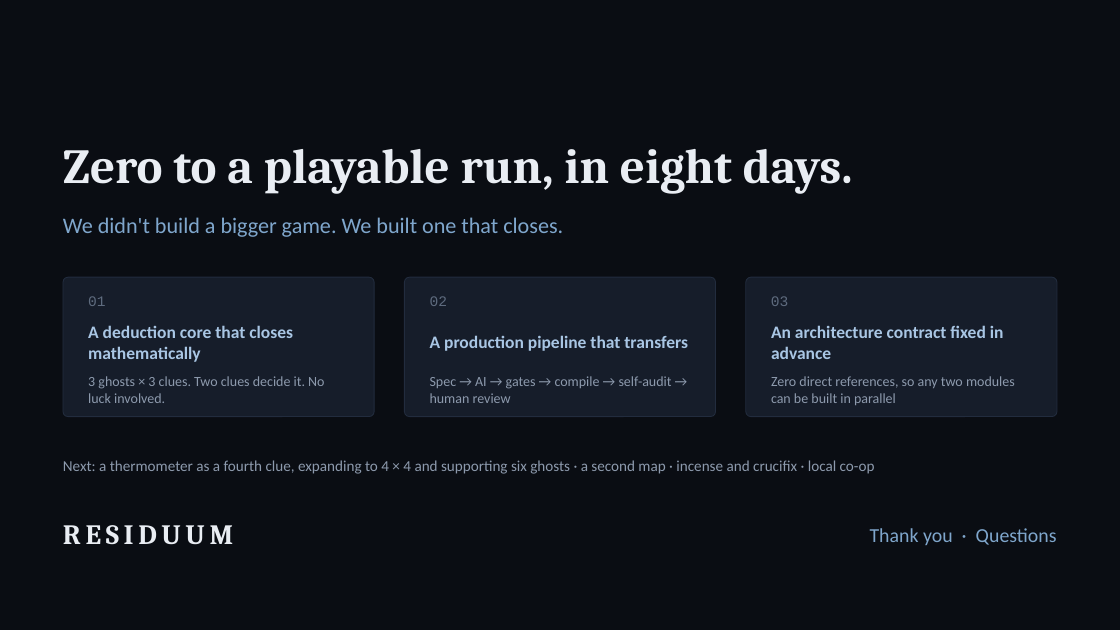
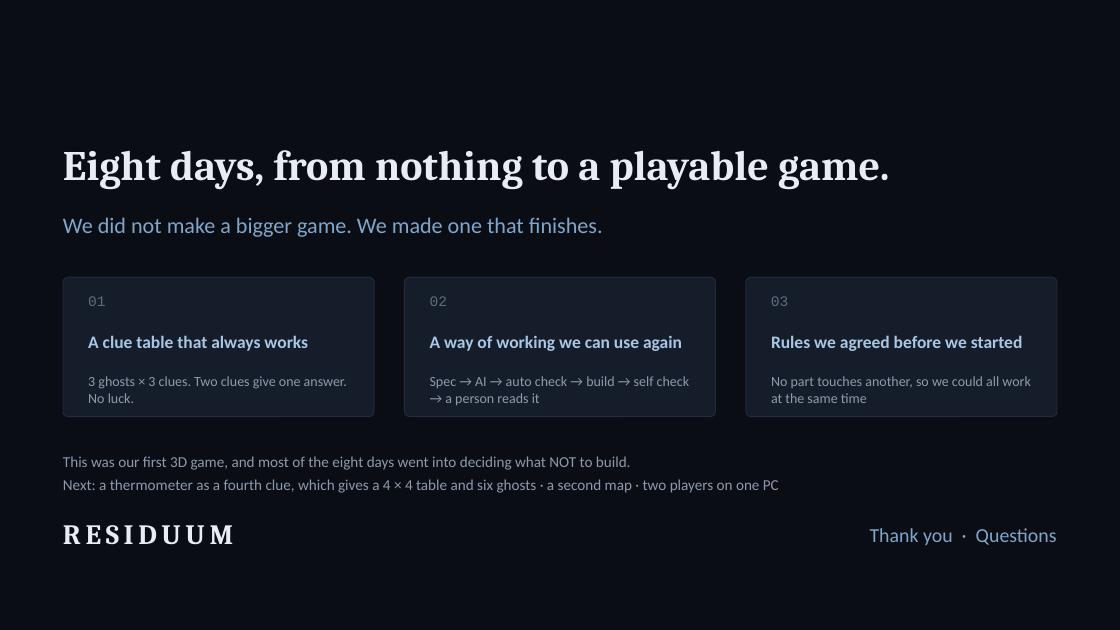
Before and after one commit to chyh106504480-byte/RESIDUUM, a slide deck: slide 18 of Docs/decks/RESIDUUM_Final_EN.pptx. Drawn at 1120x630 pixels with LibreOffice and Linux fonts; fonts in the diff are those of the drawing. Boxes give left, top, right and bottom in pixels: in the first picture for what was removed or moved away, otherwise in the second. Text is boxed around its words. In the diff, an @@ line names an element or a change of style, - is before the commit and + after.

```diff
--- a/Docs/decks/RESIDUUM_Final_EN.pptx
+++ b/Docs/decks/RESIDUUM_Final_EN.pptx
@@ text at <box>63,150,889,190</box>: text changed; size 42 to 36 pt @@
-Zero to a playable run, in eight days.
+Eight days, from nothing to a playable game.
@@ text at <box>63,217,603,237</box>: text changed @@
-We didn't build a bigger game. We built one that closes.
+We did not make a bigger game. We made one that finishes.
@@ text at <box>88,335,308,351</box>: text changed @@
-A deduction core that closes mathematically
+A clue table that always works
@@ text at <box>430,335,682,351</box>: text changed @@
-A production pipeline that transfers
+A way of working we can use again
@@ text at <box>771,335,1023,351</box>: text changed @@
-An architecture contract fixed in advance
+Rules we agreed before we started
@@ text at <box>88,376,347,403</box>: text changed @@
-3 ghosts × 3 clues. Two clues decide it. No luck involved.
+3 ghosts × 3 clues. Two clues give one answer. No luck.
@@ text at <box>430,376,689,405</box>: text changed @@
-Spec → AI → gates → compile → self-audit → human review
+Spec → AI → auto check → build → self check → a person reads it
@@ text at <box>771,376,1030,403</box>: text changed @@
-Zero direct references, so any two modules can be built in parallel
+No part touches another, so we could all work at the same time
@@ text at <box>63,456,779,493</box>: text changed @@
-Next: a thermometer as a fourth clue, expanding to 4 × 4 and supporting six ghosts · a second map · incense and crucifix · local co-op
+This was our first 3D game, and most of the eight days went into deciding what NOT to build.
+Next: a thermometer as a fourth clue, which gives a 4 × 4 table and six ghosts · a second map · two players on one PC
```
Also in this commit, not shown: 17 other slides changed, 6 other files.
